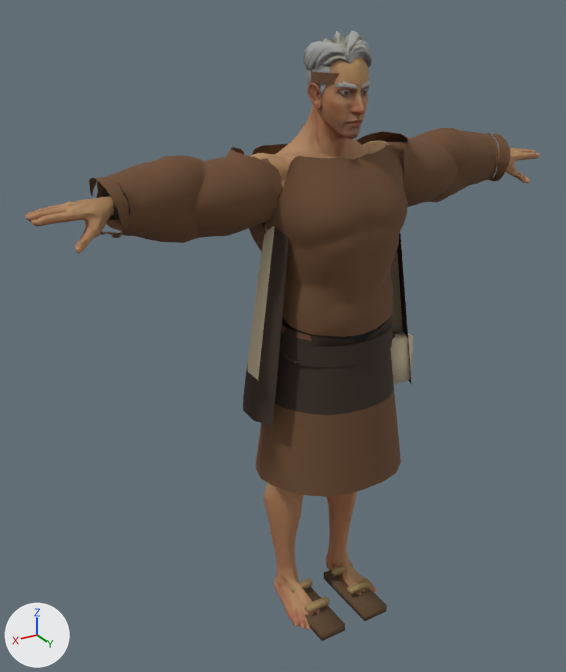
What one commit did to the glTF model campaigns/01_pachacutec/assets/models/pch_npc_mensajero_q.glb.
One viewpoint serves both versions: a 50 mm lens placed at (1.242, 1.785, 1.917), pointed at (0.111, -0.1, 0.975). The axes (+X, +Y, +Z) are drawn at lower left. The lights are the same throughout. The older version comes first. Where no turn or scale is listed for an object, it has been applied to the vertices.

Names of what the first picture shows: 'Body', 'Clothes', 'Hair_SimpleParted' and 1 more.
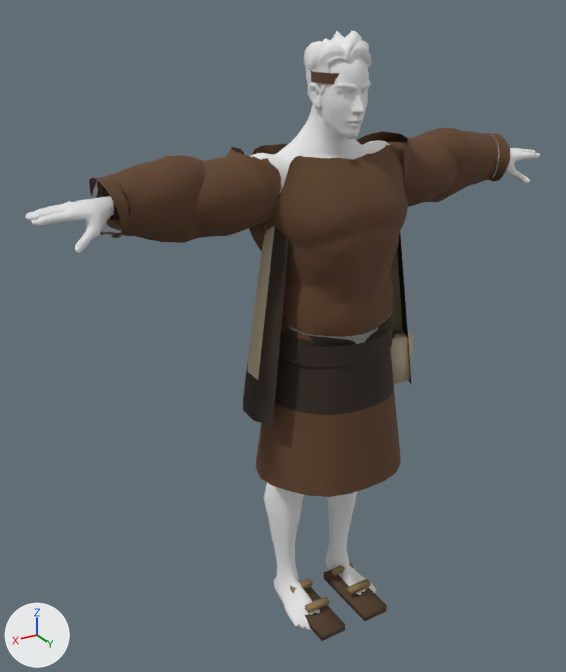
Boxes (x1, y1, x2, y2) around the edits, measured in the pictures (566 x 672 px):
'Body', recoloured
    both: (25, 58, 540, 630)
'Hair_SimpleParted', recoloured (lighter)
    both: (303, 31, 372, 95)

Diff of the bpy script that builds the scene:
```diff
--- a/campaigns/01_pachacutec/assets/models/pch_npc_mensajero_q.glb.py
+++ b/campaigns/01_pachacutec/assets/models/pch_npc_mensajero_q.glb.py
@@ mat_pch_hair_dark_m_001 @@
+mat_pch_hair_dark_m_001 = principled_material('pch.hair_dark_m.001')
+mat_pch_hair_dark_m_001.base_color = (0.8, 0.8, 0.8)  # white #e7e7e7
+mat_pch_hair_dark_m_001.roughness = 0.823
@@ mat_pch_body_mid_m @@
+mat_pch_body_mid_m = bpy.data.materials.new('pch.body_mid_m')
+# nodes: BsdfPrincipled, Mix, OutputMaterial, VertexColor
+# colours: white #e7e7e7, mixed with the vertex colours
@@ me_sphere_005_retopology_004 @@
 me_sphere_005_retopology_004.from_pydata(...)  # 6285 vertices, 12566 faces; spans x -0.84..0.84, y -0.16..0.13, z -0.01..1.81
-me_sphere_005_retopology_004.materials.append(mat_pch_body_mid)
+me_sphere_005_retopology_004.materials.append(mat_pch_body_mid_m)
@@ me_plane_002 @@
 me_plane_002.from_pydata(...)  # 695 vertices, 1301 faces; spans x -0.078..0.074, y -0.108..0.079, z 1.66..1.843
-me_plane_002.materials.append(mat_pch_hair_001)
+me_plane_002.materials.append(mat_pch_hair_dark_m_001)  # white #e7e7e7
```
